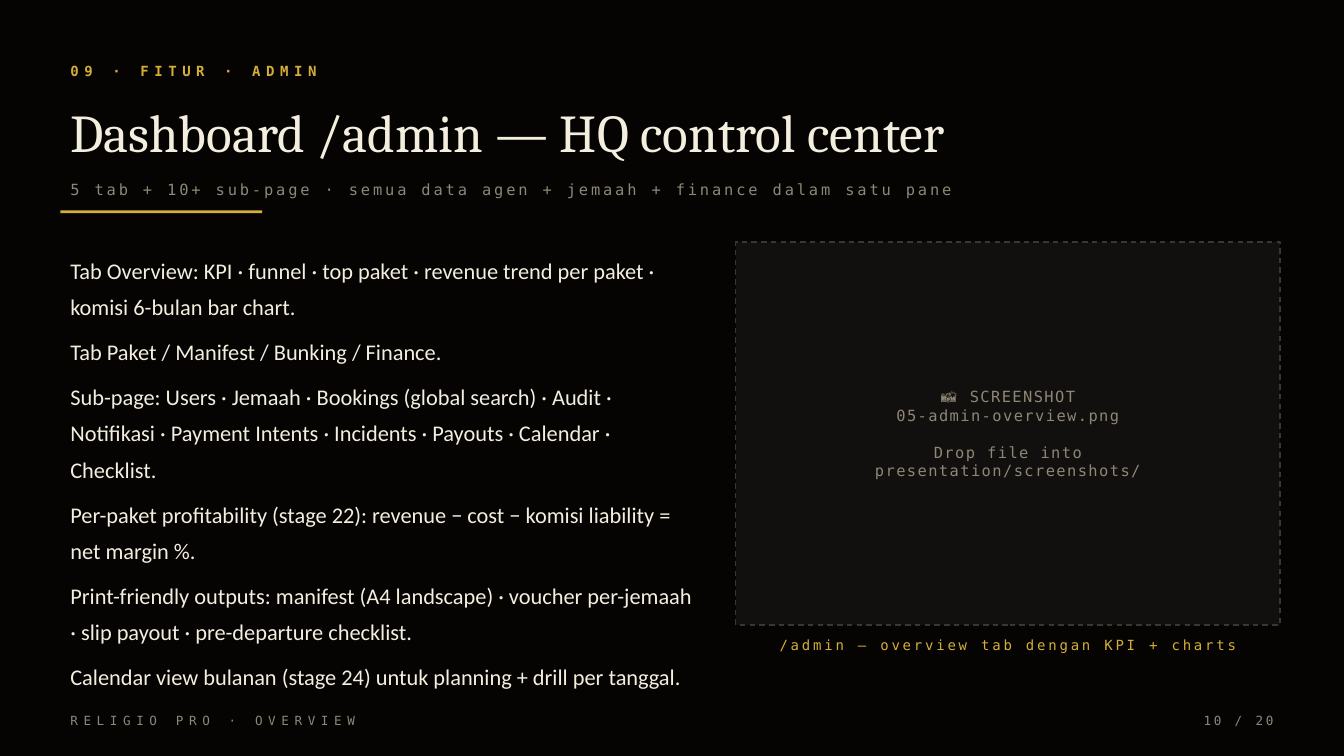
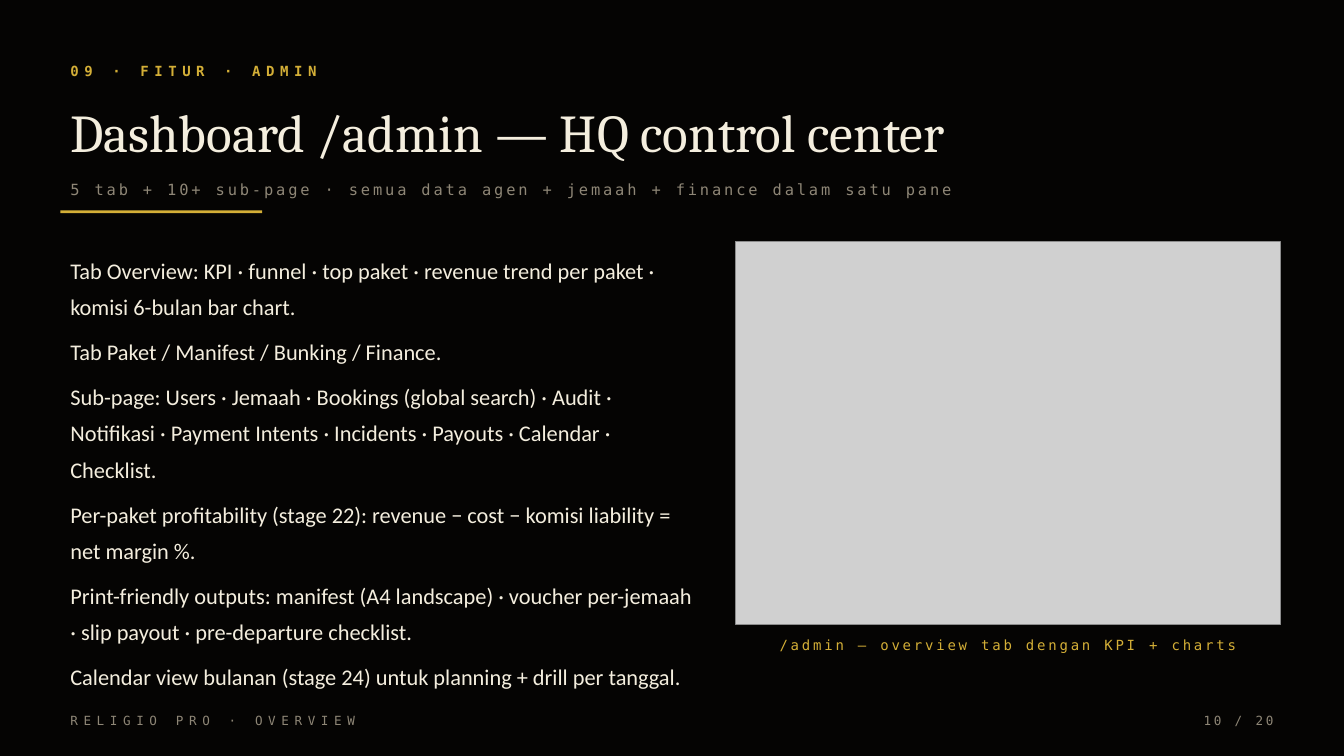
Before and after one commit to galihsidik86/travel, a slide deck: slide 10 of presentation/religio-pro.pptx. Drawn at 1344x756 pixels with LibreOffice and Linux fonts; fonts in the diff are those of the drawing; grey boxes stand for pictures. Boxes give left, top, right and bottom in pixels: in the first picture for what was removed or moved away, otherwise in the second. Text is boxed around its words. In the diff, an @@ line names an element or a change of style, - is before the commit and + after.

```diff
--- a/presentation/religio-pro.pptx
+++ b/presentation/religio-pro.pptx
@@ rectangle removed at (736, 242, 1280, 625) @@
@@ picture added at (736, 242, 1280, 625) @@
@@ text removed at (875, 390, 1140, 479) @@
-📸 SCREENSHOT
-05-admin-overview.png
-Drop file into
-presentation/screenshots/
```
Also in this commit, not shown: 7 other slides changed, 4 other files.
